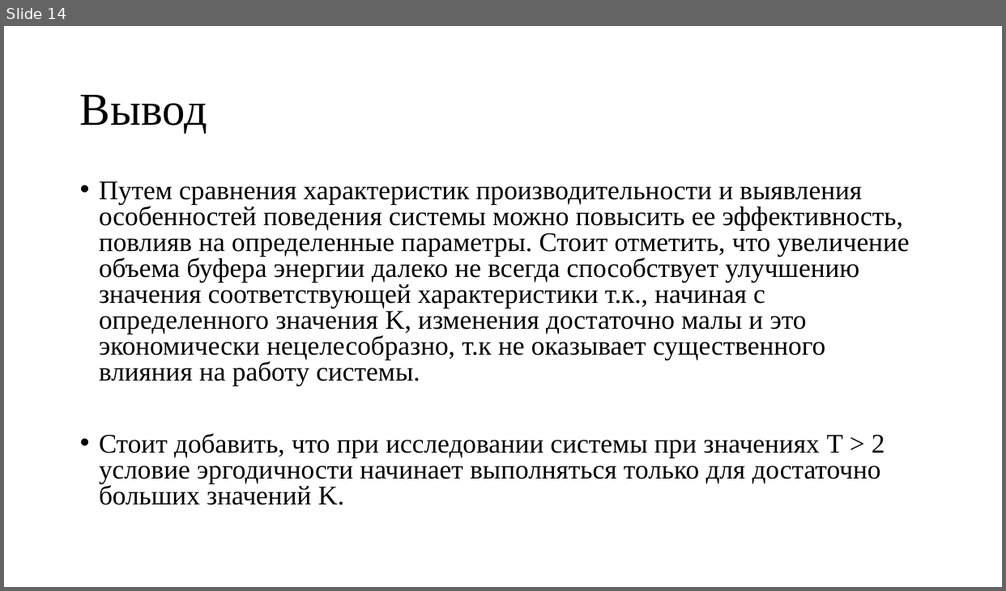
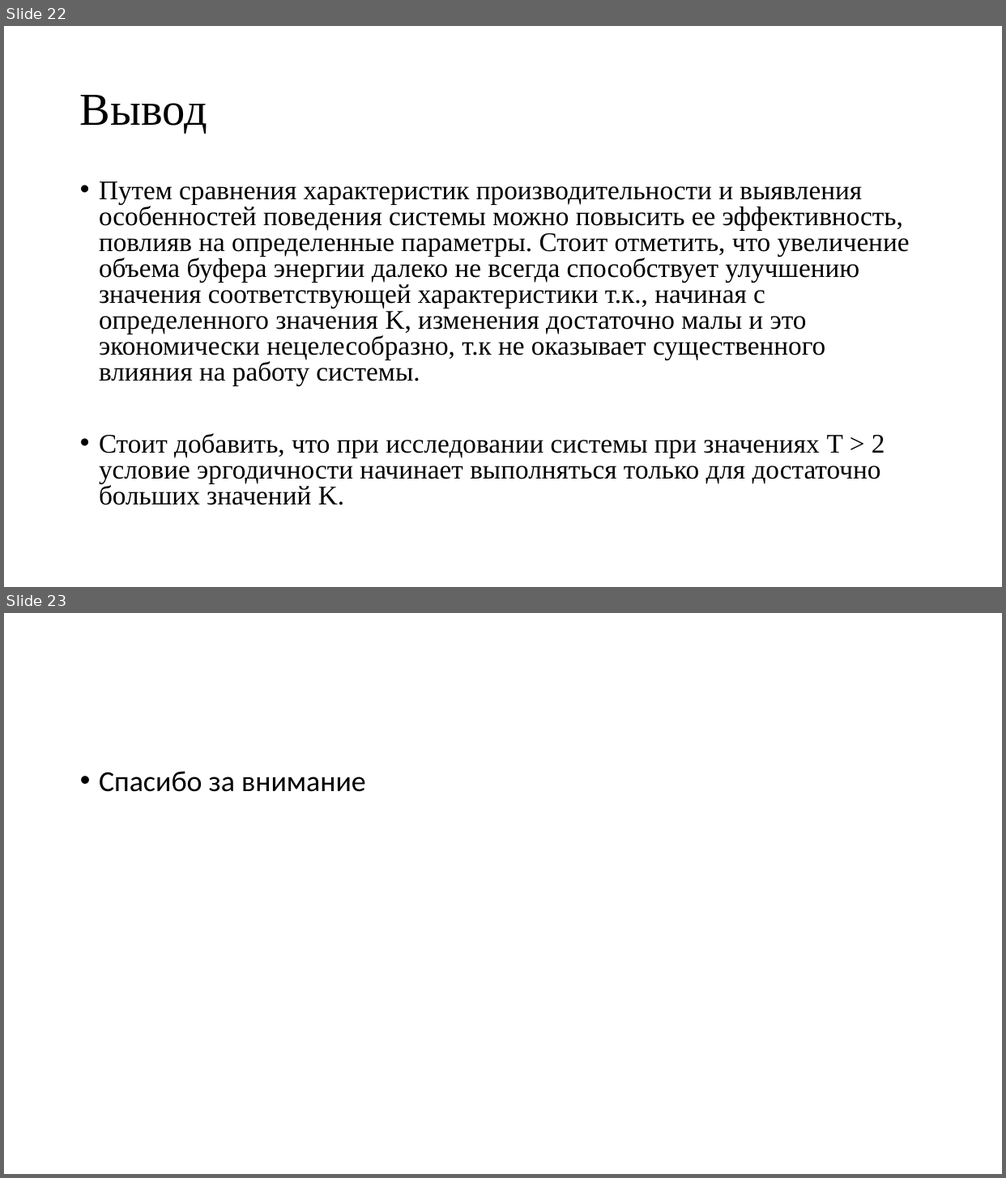
Before and after one commit to san4ezgig/Course-work, a slide deck: Предзащита/Исследование системы MAP.pptx. Shown one above the other, each under a label of ours: slide 14 before the commit, slides 22 and 23 after it. The pictures are 1006x591 and 1006x1178 pixels, drawn with LibreOffice and Linux fonts; fonts in the diff are those of the drawing. Boxes give left, top, right and bottom in pixels: in the first picture for what was removed or moved away, otherwise in the second. Text is boxed around its words. In the diff, an @@ line names an element or a change of style, - is before the commit and + after.

```diff
--- a/Предзащита/Исследование системы MAP.pptx
+++ b/Предзащита/Исследование системы MAP.pptx
@@ slide 23 added at <box>4,613,1002,1174</box>, background #FFFFFF @@
@@ text added at <box>99,771,366,792</box>, 28 pt, text #000000 @@
+• Спасибо за внимание
@@ what was slide 14 is now slide 22 @@
```
Also in this commit, not shown: 5 slides changed, 9 other slides added, 2 slides removed, 13 other files.
